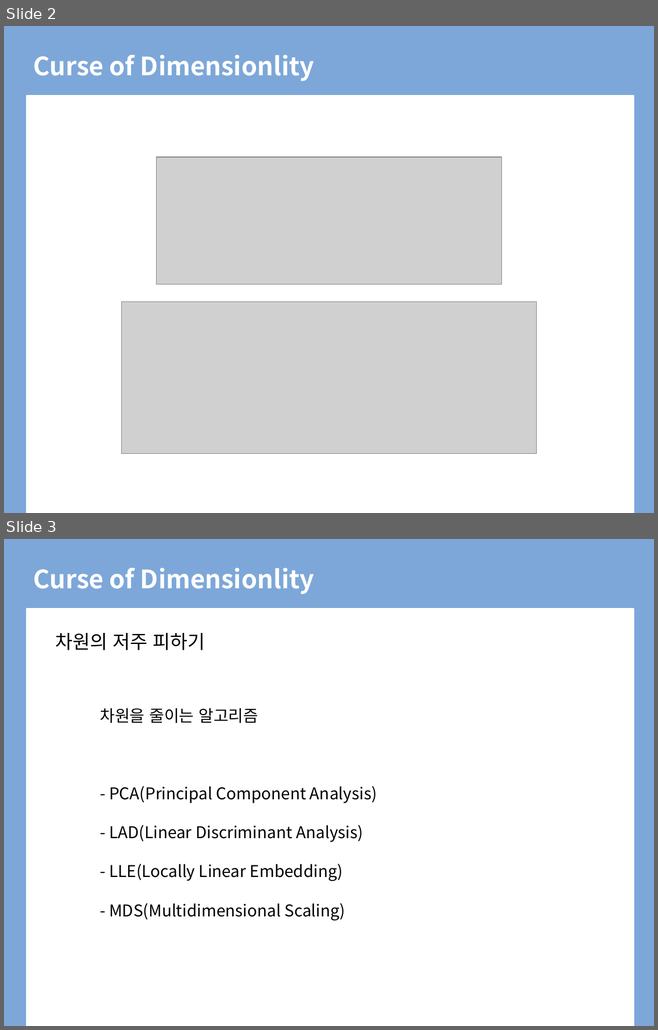
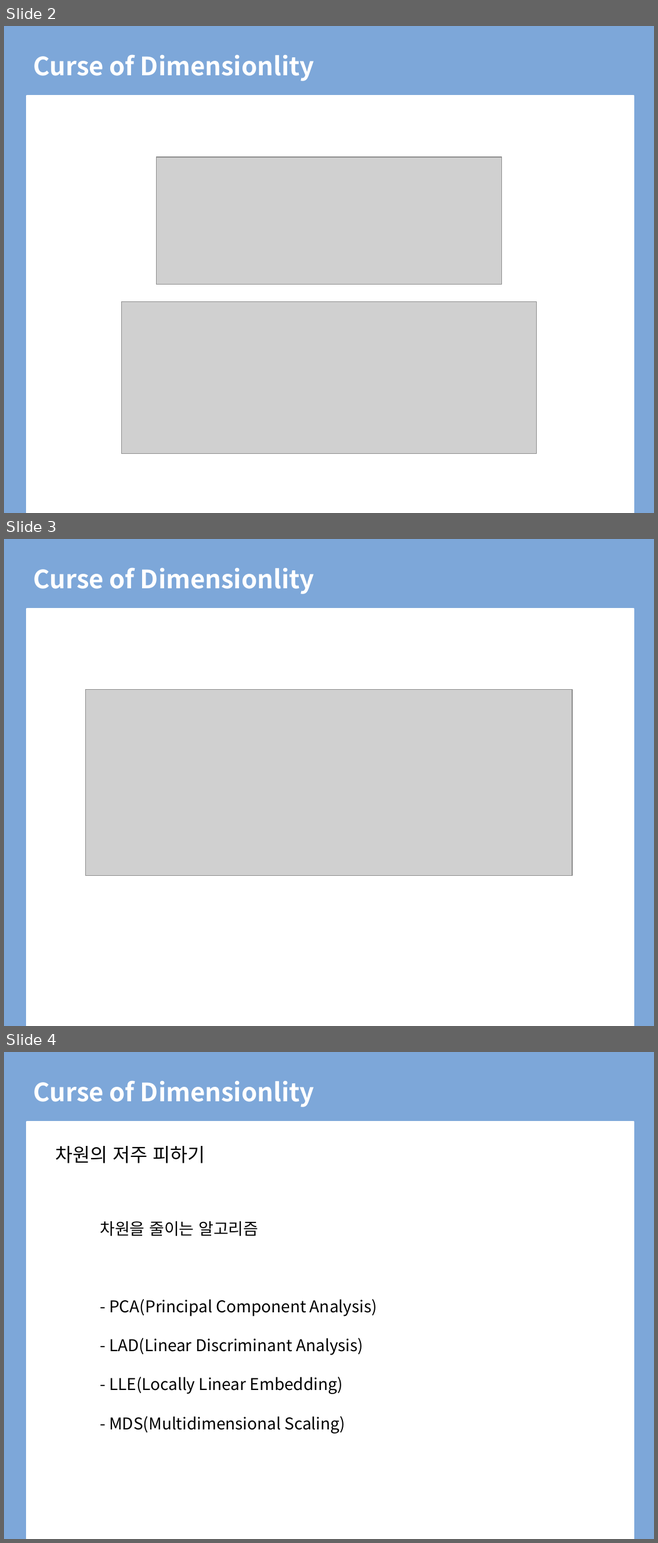
Before and after one commit to BLINK-ONCE/Storage, a slide deck: files/presentation/ppt/5.11 Challenges Motivating Deep Learning.pptx. Shown one above the other, each under a label of ours: slides 2 and 3 before the commit, slides 2, 3 and 4 after it. The pictures are 658x1030 and 658x1543 pixels, drawn with LibreOffice and Linux fonts; fonts in the diff are those of the drawing; grey boxes stand for pictures; background and template pictures are left out. Boxes give left, top, right and bottom in pixels: in the first picture for what was removed or moved away, otherwise in the second. Text is boxed around its words. In the diff, an @@ line names an element or a change of style, - is before the commit and + after.

```diff
--- a/files/presentation/ppt/5.11 Challenges Motivating Deep Learning.pptx
+++ b/files/presentation/ppt/5.11 Challenges Motivating Deep Learning.pptx
@@ slide 3 added at (4, 539, 654, 1026), background #FFFFFF; not listed: 2 template elements that a slide beside it also shows @@
@@ title added at (34, 567, 314, 594), 28 pt, text #FFFFFF, bold @@
+Curse of Dimensionlity
@@ picture added at (86, 690, 572, 876) @@
@@ what was slide 3 is now slide 4 @@
```
Also in this commit, not shown: 2 other files.
